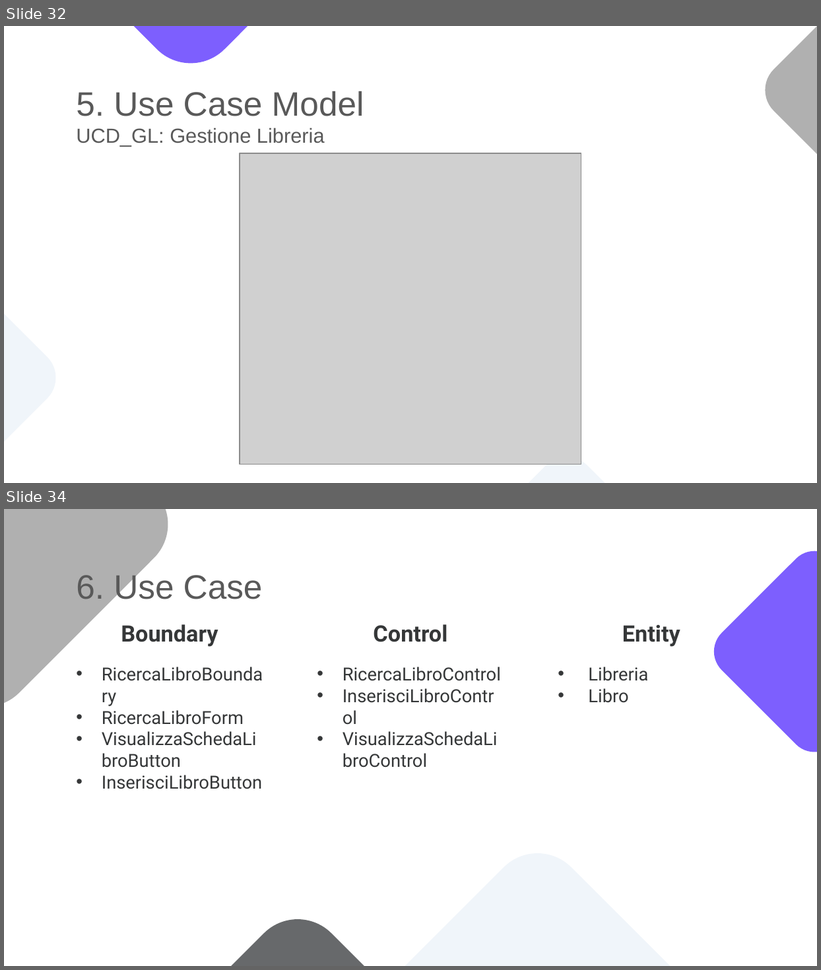
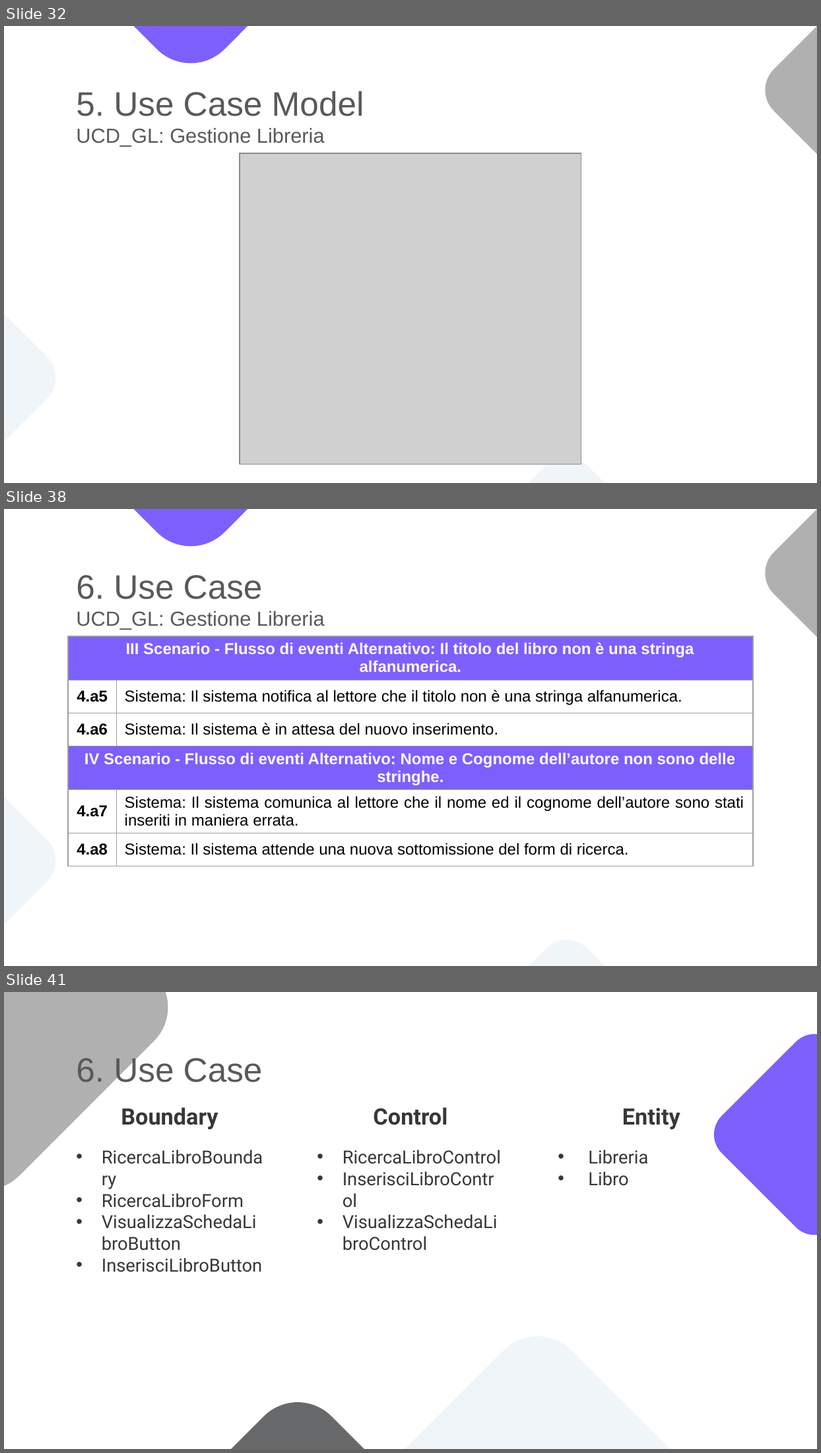
Before and after one commit to notjuary/Bookster_Classe03, a slide deck: DOC/Presentazione.pptx. Shown one above the other, each under a label of ours: slides 32 and 34 before the commit, slides 32, 38 and 41 after it; the slides between them are not shown. The pictures are 821x970 and 821x1453 pixels, drawn with LibreOffice and Linux fonts; fonts in the diff are those of the drawing; grey boxes stand for pictures. Boxes give left, top, right and bottom in pixels: in the first picture for what was removed or moved away, otherwise in the second. Text is boxed around its words. In the diff, an @@ line names an element or a change of style, - is before the commit and + after.

```diff
--- a/DOC/Presentazione.pptx
+++ b/DOC/Presentazione.pptx
@@ slide 38 added at (4, 509, 817, 966), background #FFFFFF; not listed: 4 template elements that a slide beside it also shows @@
@@ title added at (76, 575, 325, 630), 18 pt, text #595959 @@
+6. Use Case
+UCD_GL: Gestione Libreria
@@ table added at (68, 636, 754, 874), 6 rows, 2 columns @@
+III Scenario - Flusso di eventi Alternativo: Il titolo del libro non è una stringa alfanumerica. | 
+4.a5 | Sistema: Il sistema notifica al lettore che il titolo non è una stringa alfanumerica.
+4.a6 | Sistema: Il sistema è in attesa del nuovo inserimento.
+IV Scenario - Flusso di eventi Alternativo: Nome e Cognome dell’autore non sono delle stringhe. | 
+4.a7 | Sistema: Il sistema comunica al lettore che il nome ed il cognome dell’autore sono stati inseriti in maniera errata.
+4.a8 | Sistema: Il sistema attende una nuova sottomissione del form di ricerca.
@@ what was slide 34 is now slide 41 @@
```
Also in this commit, not shown: 18 slides changed, 13 other slides added, 3 slides removed.
